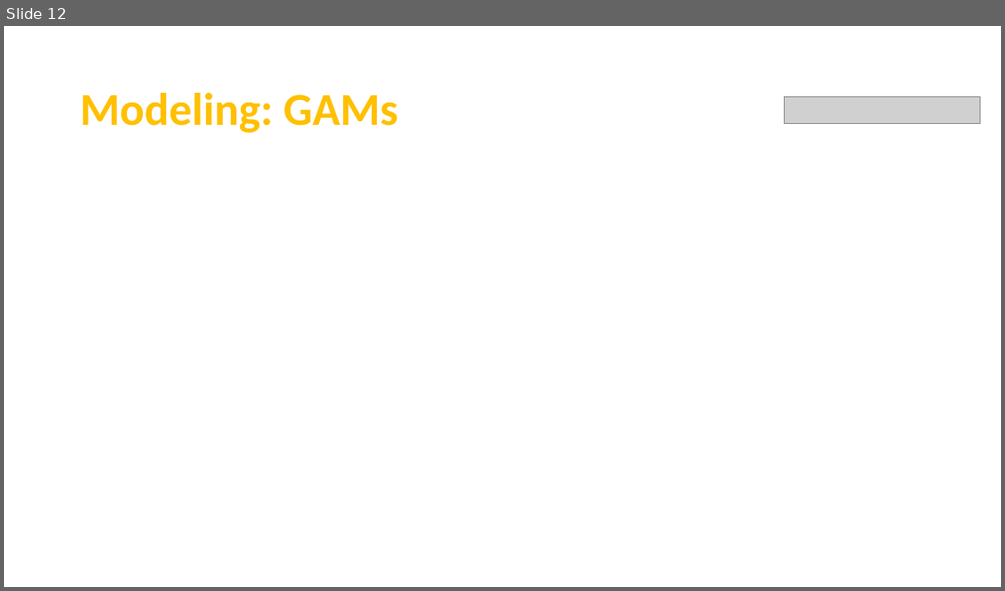
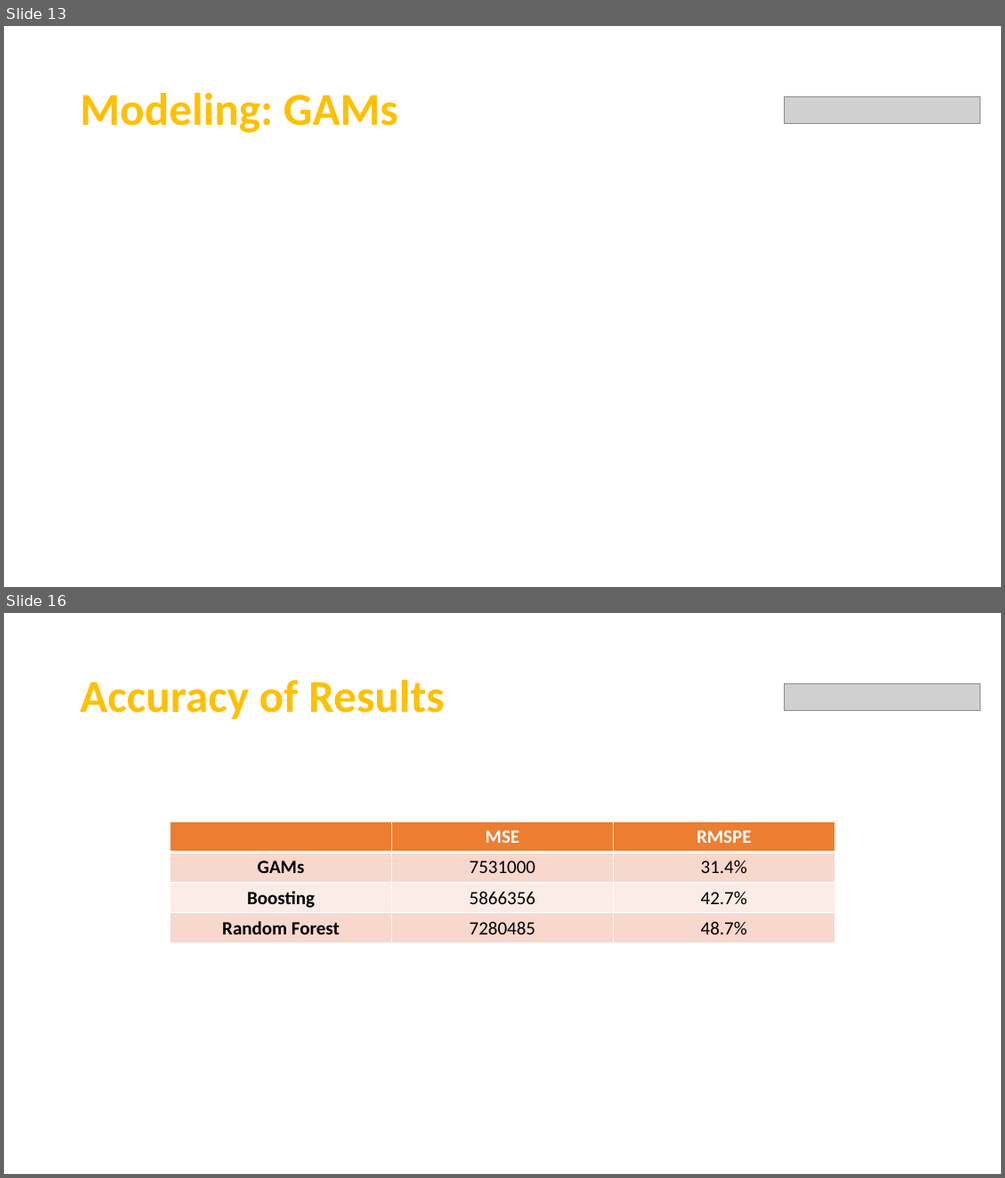
Before and after one commit to Team7-MSBA/Machine-Learning-Final-Project, a slide deck: FinalPresentation.pptx. Shown one above the other, each under a label of ours: slide 12 before the commit, slides 13 and 16 after it; the slides between them are not shown. The pictures are 1005x591 and 1005x1178 pixels, drawn with LibreOffice and Linux fonts; fonts in the diff are those of the drawing; grey boxes stand for pictures. Boxes give left, top, right and bottom in pixels: in the first picture for what was removed or moved away, otherwise in the second. Text is boxed around its words. In the diff, an @@ line names an element or a change of style, - is before the commit and + after.

```diff
--- a/FinalPresentation.pptx
+++ b/FinalPresentation.pptx
@@ slide 16 added at [4,613,1001,1174], background #000000 @@
@@ rectangle added at [4,613,1001,751], fill #FFFFFF @@
@@ title added at [80,680,445,719], 44 pt, text #FFC000, bold @@
+Accuracy of Results
@@ picture added at [785,684,979,711] @@
@@ rectangle added at [4,751,1001,1174], fill #000000 @@
@@ table added at [170,821,834,943], 4 rows, 3 columns @@
+ | MSE | RMSPE
+GAMs | 7531000 | 31.4%
+Boosting | 5866356 | 42.7%
+Random Forest | 7280485 | 48.7%
@@ what was slide 12 is now slide 13 @@
```
Also in this commit, not shown: 10 slides changed, 4 other slides added, 1 slide removed.
